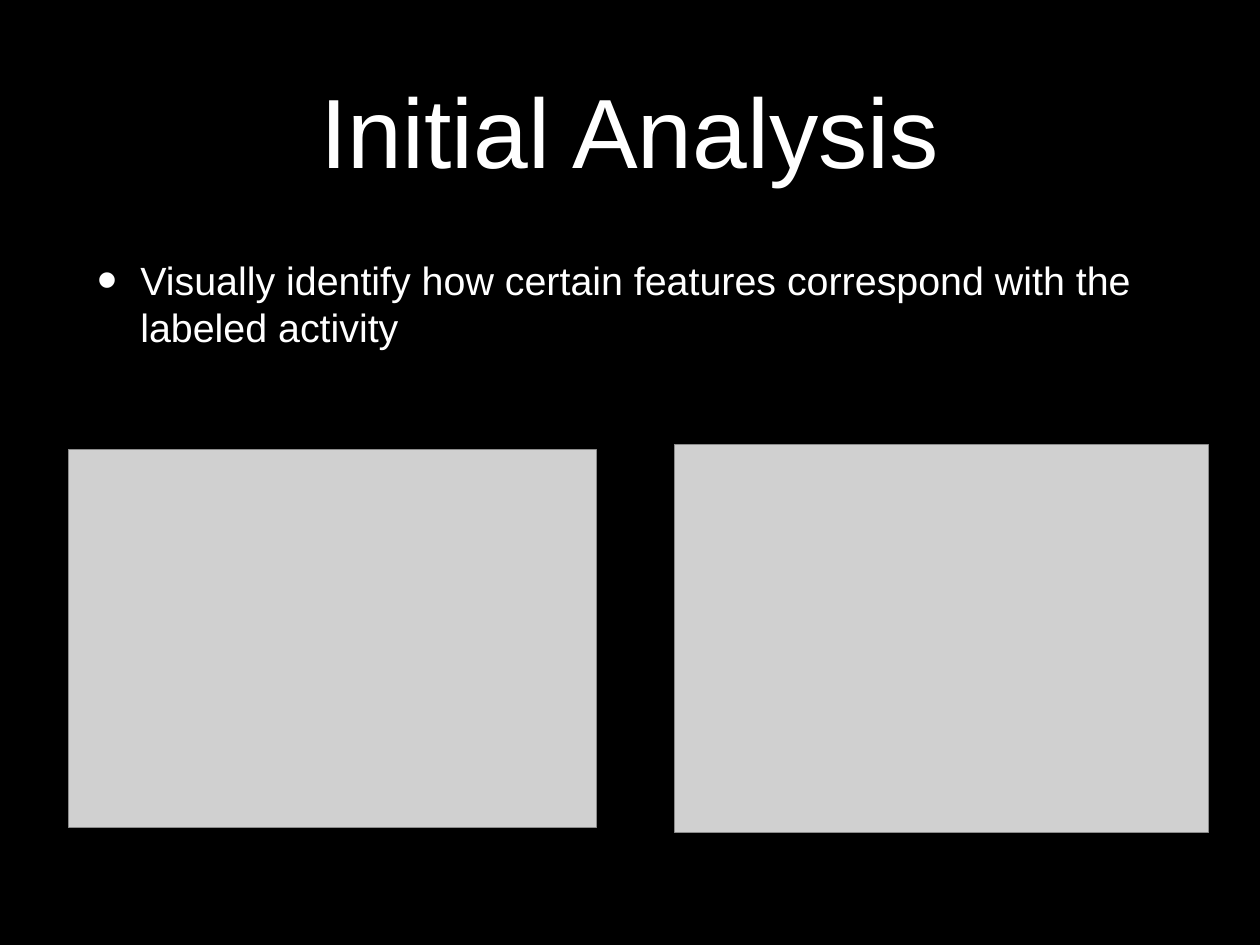
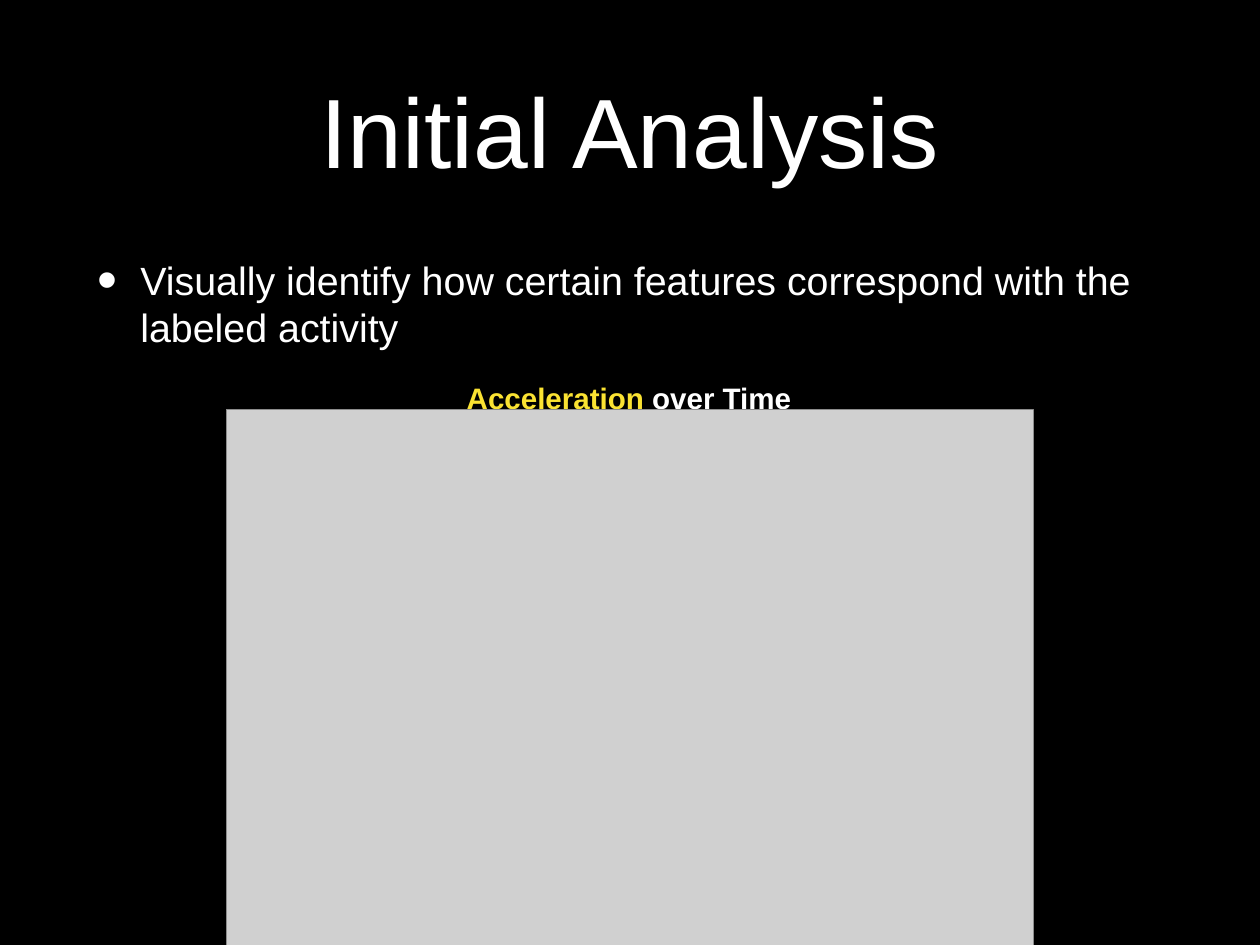
Before and after one commit to idocal/motionsense, a slide deck: slide 5 of MotionSenese/Presentation1.pptx. Drawn at 1260x945 pixels with LibreOffice and Linux fonts; fonts in the diff are those of the drawing; grey boxes stand for pictures; background and template pictures are left out. Boxes give left, top, right and bottom in pixels: in the first picture for what was removed or moved away, otherwise in the second. Text is boxed around its words. In the diff, an @@ line names an element or a change of style, - is before the commit and + after.

```diff
--- a/MotionSenese/Presentation1.pptx
+++ b/MotionSenese/Presentation1.pptx
@@ text added at <box>467,386,791,415</box>, 24 pt, text #FAE232, bold @@
+Acceleration over Time
@@ picture added at <box>227,409,1033,945</box> @@
@@ picture removed at <box>674,445,1209,833</box> @@
@@ picture removed at <box>68,450,596,828</box> @@
```
Also in this commit, not shown: 2 other slides changed.
